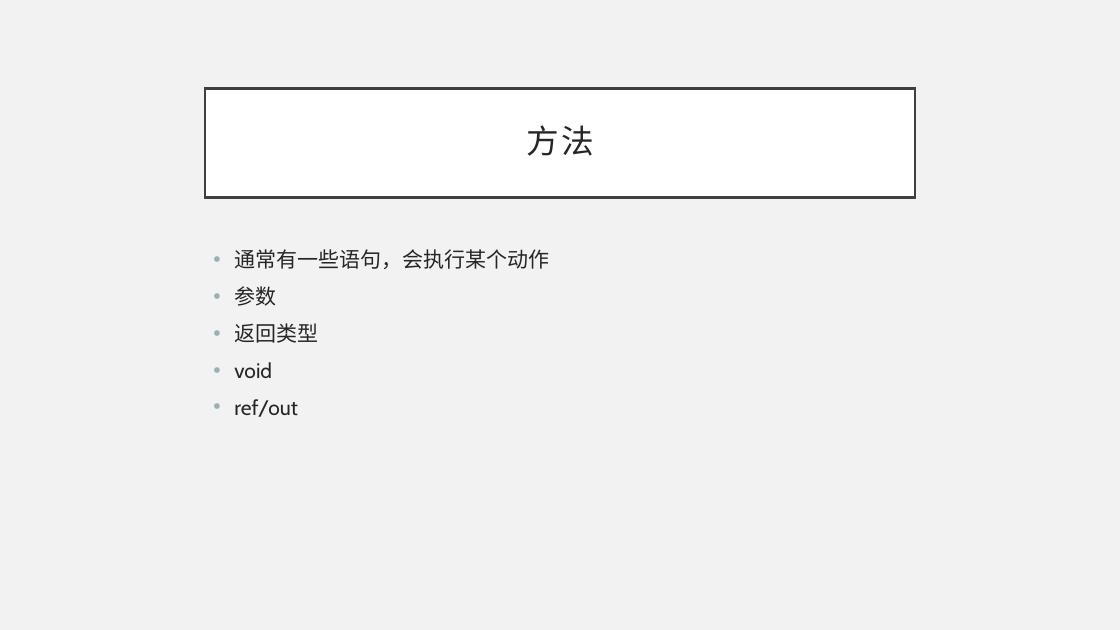
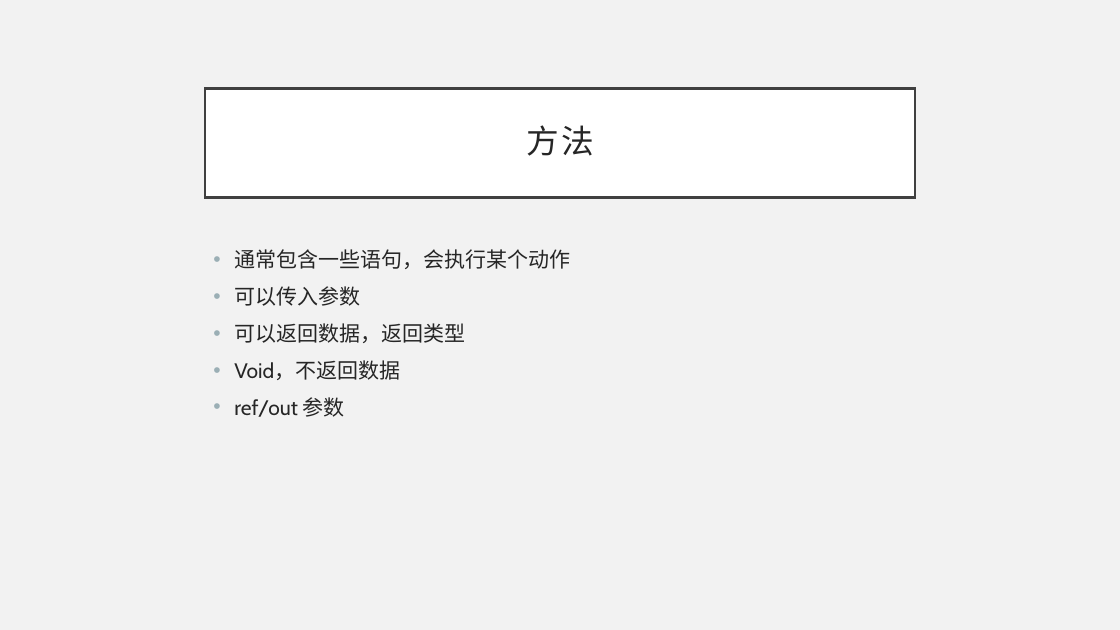
Before and after one commit to BillSon68/CSharp-Tutorial, a slide deck: slide 12 of Chapter 03/301.pptx. Drawn at 1120x630 pixels with LibreOffice and Linux fonts; fonts in the diff are those of the drawing. Boxes give left, top, right and bottom in pixels: in the first picture for what was removed or moved away, otherwise in the second. Text is boxed around its words. In the diff, an @@ line names an element or a change of style, - is before the commit and + after.

Commit message:
update

```diff
--- a/Chapter 03/301.pptx
+++ b/Chapter 03/301.pptx
@@ text at box(234, 249, 570, 417): text changed @@
-• 通常有一些语句，会执行某个动作
-• 参数
-• 返回类型
-• void
-• ref/out
+• 通常包含一些语句，会执行某个动作
+• 可以传入参数
+• 可以返回数据，返回类型
+• Void，不返回数据
+• ref/out 参数
```
Also in this commit, not shown: 2 other slides changed.
